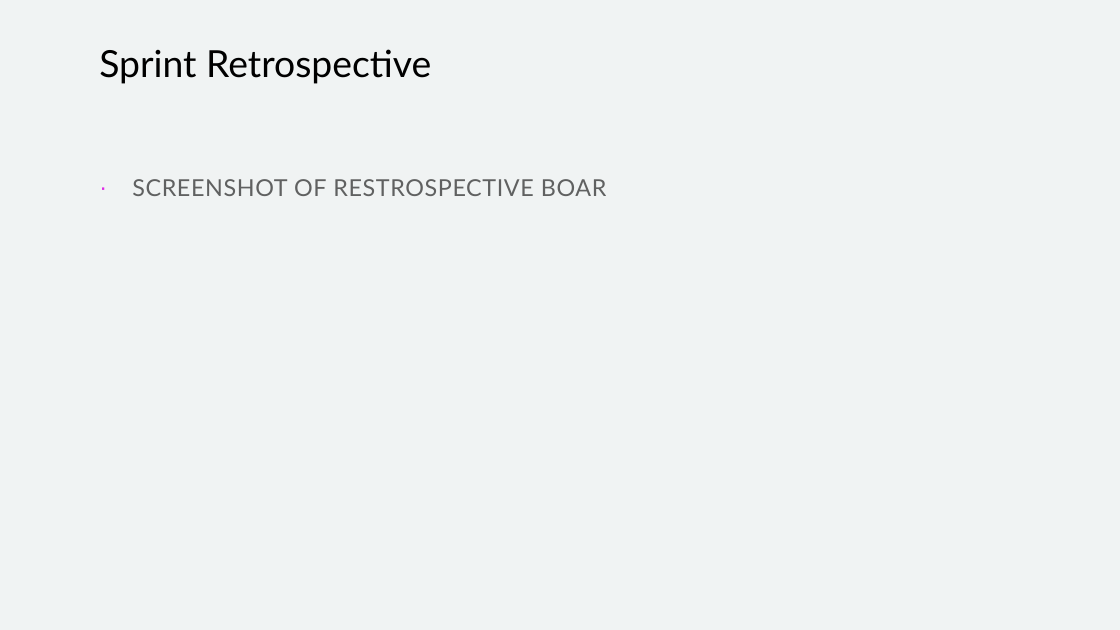
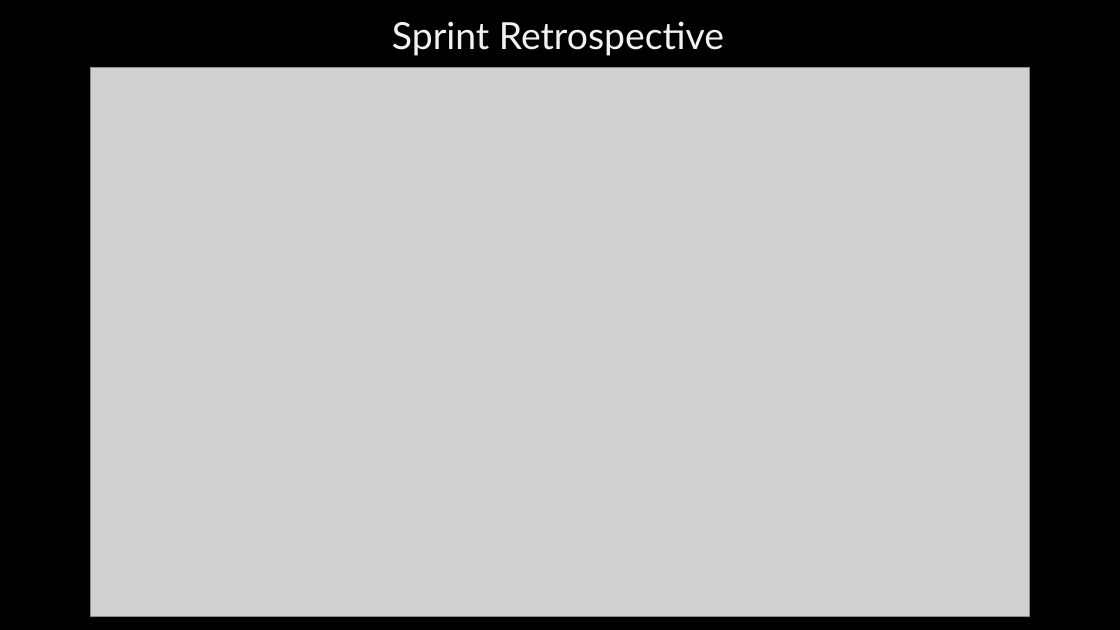
Before and after one commit to Yash-Gangani/Skin-Cancer-Detection-App, a slide deck: slide 8 of project-docs/Sprint-1-Presentation.pptx. Drawn at 1120x630 pixels with LibreOffice and Linux fonts; fonts in the diff are those of the drawing; grey boxes stand for pictures. Boxes give left, top, right and bottom in pixels: in the first picture for what was removed or moved away, otherwise in the second. Text is boxed around its words. In the diff, an @@ line names an element or a change of style, - is before the commit and + after.

Commit message:
docs: edits to sprint 1 presentation

```diff
--- a/project-docs/Sprint-1-Presentation.pptx
+++ b/project-docs/Sprint-1-Presentation.pptx
@@ background #F0F3F3 to #000000 @@
@@ title "Sprint Retrospective": place and size @@
-title "Sprint Retrospective" at [99,49,431,84]
+title "Sprint Retrospective" at [392,21,724,56]
@@ title "Sprint Retrospective" at [392,21,724,56]: text colour #000000 to #F0F3F3; alignment left to centre @@
@@ picture added at [91,67,1029,617] @@
@@ text removed at [132,179,625,196] @@
-· SCREENSHOT OF RESTROSPECTIVE BOARD
```
Also in this commit, not shown: 4 other slides changed.
